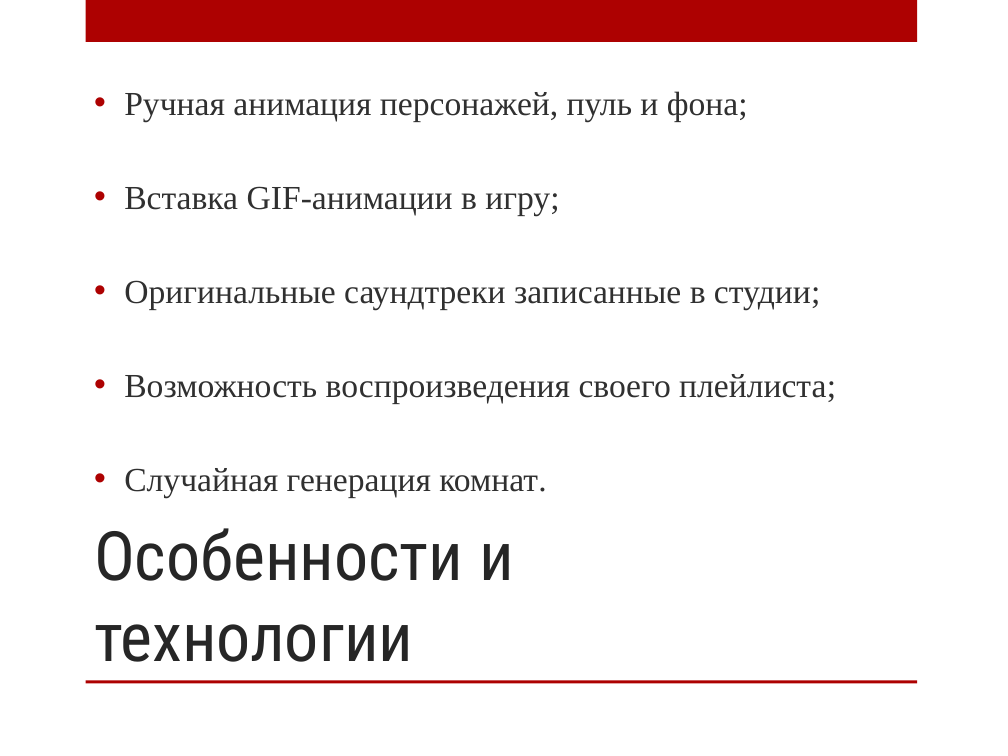
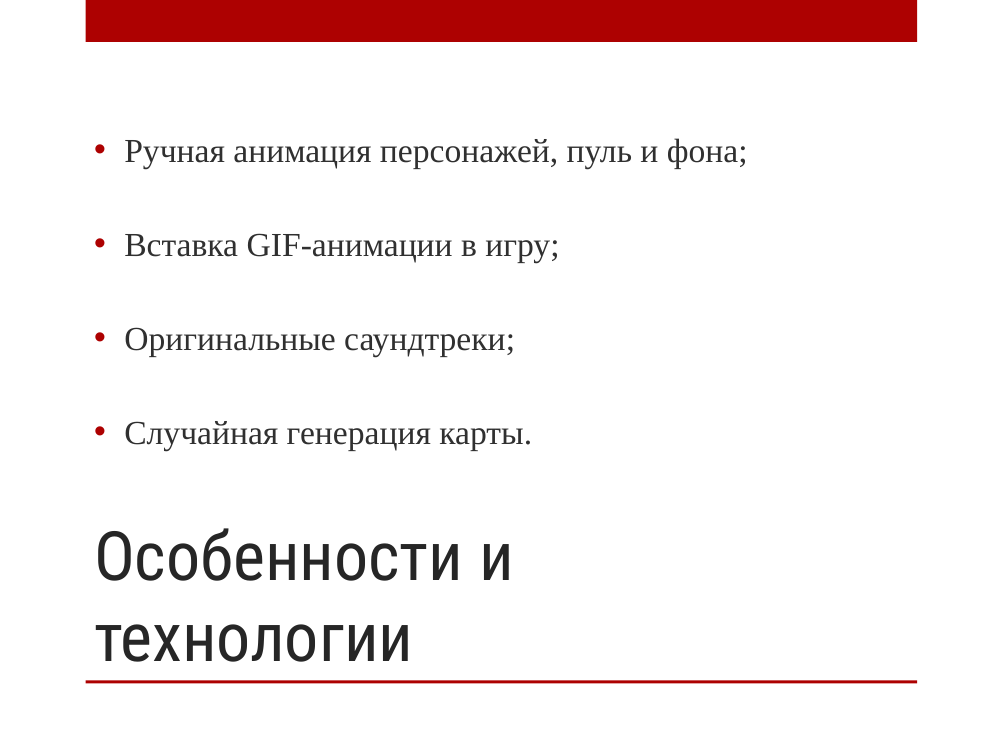
Before and after one commit to Freedom715/Game_Punks_not_ded, a slide deck: slide 4 of Punks not ded! Презентация.pptx. Drawn at 1008x756 pixels with LibreOffice and Linux fonts; fonts in the diff are those of the drawing; background and template pictures are left out. Boxes give left, top, right and bottom in pixels: in the first picture for what was removed or moved away, otherwise in the second. Text is boxed around its words. In the diff, an @@ line names an element or a change of style, - is before the commit and + after.

```diff
--- a/Punks not ded! Презентация.pptx
+++ b/Punks not ded! Презентация.pptx
@@ text at (x1=124, y1=327, x2=532, y2=450): text changed @@
-• Оригинальные саундтреки записанные в студии;
-• Возможность воспроизведения своего плейлиста;
-• Случайная генерация комнат.
+• Оригинальные саундтреки;
+• Случайная генерация карты.
```
Also in this commit, not shown: 4 other slides changed, 2 other files.
